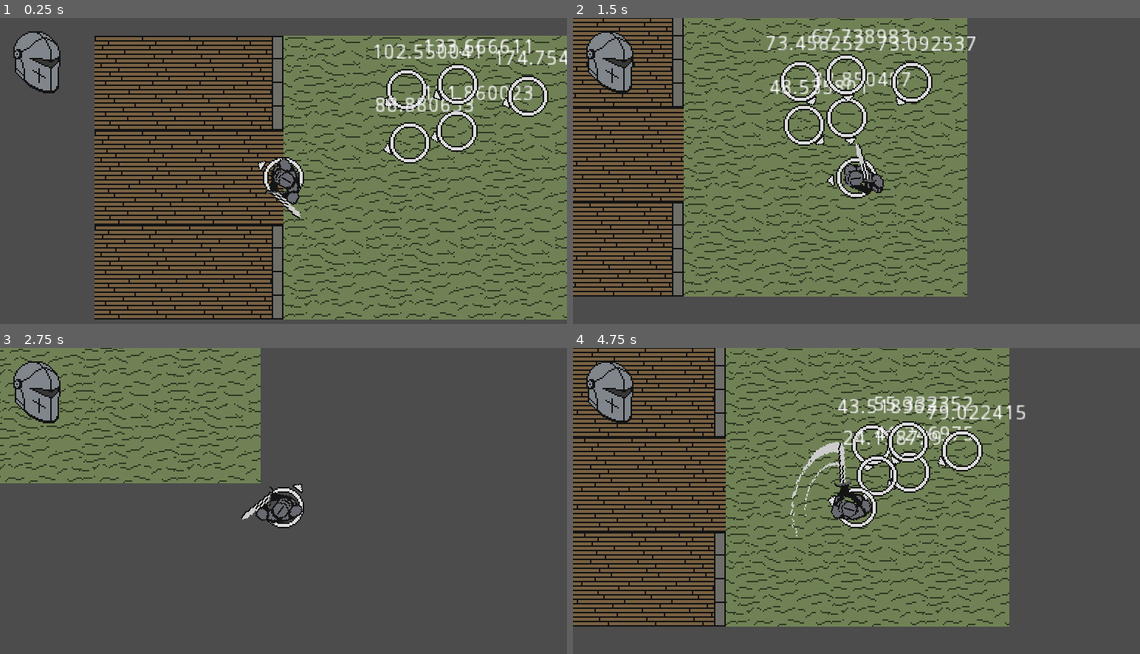
Above: before the commit, frames 1-4 (two rows, left to right).
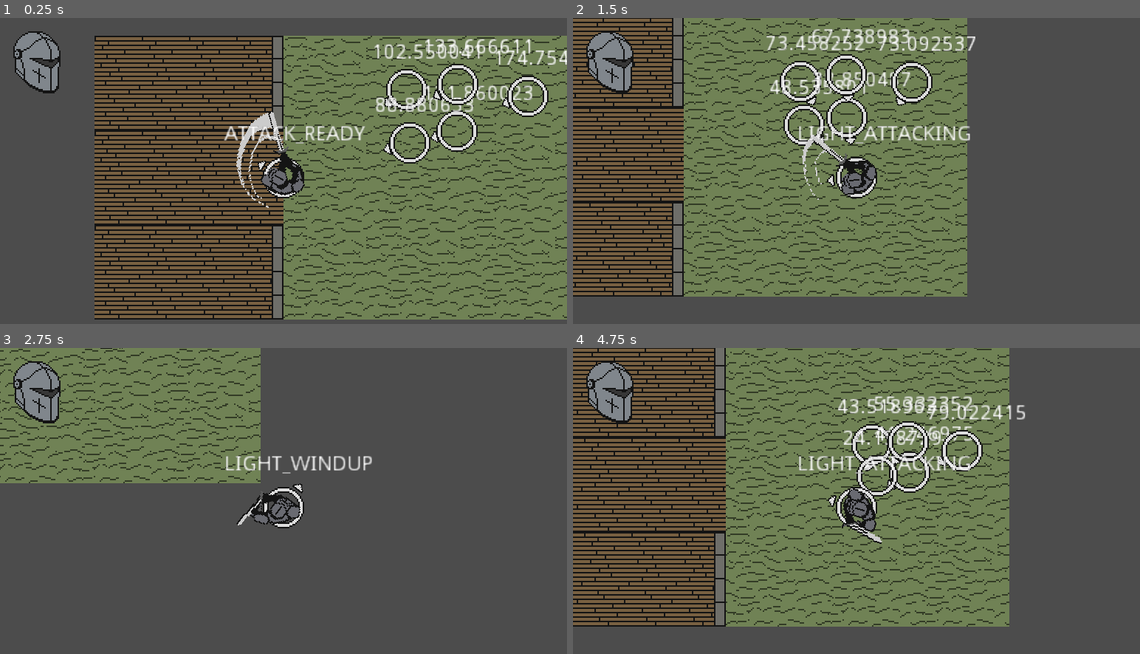
Above: after the commit, the same moments.

Repository: BGuerrero825/Slasher
Game: Godot game, scene res://Base.tscn
Same seed, same stepped clock (60 frames per second), same inputs: the game is played once before the commit and once after it.
Inputs (mouse positions are in pixels of both pictures, inside the frame that each line leads up to):
- Up to frame 1 (0.25 s): no input
- Up to frame 2 (1.5 s): move the mouse to (981, 161) at 0.52 s; press the mouse at (981, 161) at 0.53 s; hold D (move_right) 0.53-1.28 s; move the mouse to (743, 192) at 1.27 s; release the mouse at (743, 192) at 1.28 s; hold S (move_down) from 1.28 s (still down); click (743, 192) at 1.35 s
- Up to frame 3 (2.75 s): move the mouse to (340, 436) at 2.02 s; release S (move_down) at 2.03 s; press the mouse at (340, 436) at 2.03 s; hold D (move_right) from 2.03 s (still down)
- Up to frame 4 (4.75 s): move the mouse to (828, 571) at 2.77 s; release D (move_right) at 2.78 s; release the mouse at (828, 571) at 2.78 s; hold Up (move_up) 2.78-3.53 s; click (828, 571) at 2.85 s; move the mouse to (1026, 556) at 3.52 s; press the mouse at (1026, 556) at 3.53 s; hold A (move_left) from 3.53 s (still down); move the mouse to (686, 461) at 4.27 s; release the mouse at (686, 461) at 4.28 s; click (686, 461) at 4.35 s

The runs differ from the first frame. In frame 1, 1.6% of the frame differs, in the area x 39-65%, y 30-66%; in frame 2, 1.3%; in frame 3, 1.0%; in frame 4, 1.5%.

Commit message:
finished init attack code

Diff:
--- a/Base.tscn
+++ b/Base.tscn
@@ -33,6 +33,8 @@
 
 [node name="player" parent="." instance=ExtResource( 3 )]
 position = Vector2( 128, 96 )
+LIGHT_ATTACK_DMG = 10
+HEAVY_ATTACK_DMG = 25
 
 [node name="Camera2D" type="Camera2D" parent="player"]
 current = true
--- a/code/global.gd
+++ b/code/global.gd
@@ -9,4 +9,3 @@
 
 func register_player(in_player):
 	player = in_player
-	print('REGISTERED')
--- a/code/player.gd
+++ b/code/player.gd
@@ -5,25 +5,27 @@
 export var MAX_SPEED = 150
 export var ACCELERATION = 1000
 export var FRICTION = 750
-export var heavy_attack_available_DELAY = 1.0
+
 export var LIGHT_ATTACK_COOLDOWN_TIME = .5
 export var HEAVY_ATTACK_COOLDOWN_TIME = 1.0
-export var HEAVY_ATTACK_CHARGE_TIME = .5
 
-var walking = false
-var attack_available = true
-var heavy_attack_available = false
-var heavy_attack_now = false
-var attack_cooldown = 0.0
-var attack_delay = 0.0
+export var LIGHT_ATTACK_WINDOW = .8
+export var HEAVY_ATTACK_WINDOW = .5
+
+export var LIGHT_ATTACK_DMG = 1
+export var HEAVY_ATTACK_DMG = 2
+
+enum {ATTACK_READY, LIGHT_WINDUP, HEAVY_WINDUP, LIGHT_ATTACKING, HEAVY_ATTACKING, ATTACK_COOLDOWN}
+
+var attack_state = ATTACK_READY
+
+var current_damage = 0
+
 var velocity = Vector2.ZERO
 var mouse_angle = 0.0
 
 onready var center = $center
 onready var animation = $center/AnimationPlayer
-
-export var light_attack_dmg = 1
-export var heavy_attack_dmg = 2
 
 func _ready():
 	$"/root/Global".register_player(self)
@@ -31,26 +33,44 @@
 func _process(delta):
 
 	# COMBAT CODE
-	if attack_available:
-		if Input.is_action_just_pressed("attack"):
+	match attack_state:
+		ATTACK_READY:
+			$Label.text = 'ATTACK_READY'
+			if Input.is_action_pressed("attack"):
+				attack_state = LIGHT_WINDUP
+				# start light to heavy attack transition timer
+				$light_windup_timer.start(LIGHT_ATTACK_WINDOW)
+
+		LIGHT_WINDUP:
+			$Label.text = 'LIGHT_WINDUP'
 			animation.play("Prep")
-			heavy_attack_available = false
-			$heavy_attack_charge_timer.start(HEAVY_ATTACK_CHARGE_TIME)
+			if Input.is_action_just_released("attack"):
+				attack_state = LIGHT_ATTACKING
 
-		elif heavy_attack_available and Input.is_action_just_released("attack"):  # heavy attack charged up fully
-			$Label.text = 'HEAVY ATTACK'
+		LIGHT_ATTACKING:
+			$Label.text = 'LIGHT_ATTACKING'
+			animation.play("Light")
+			attack_state = ATTACK_COOLDOWN
+			current_damage = LIGHT_ATTACK_DMG
+			$attack_cooldown_timer.start(LIGHT_ATTACK_COOLDOWN_TIME)
+
+		HEAVY_WINDUP:
+			# heavy_windup_timer started in _on_light_windup_timer_timeout
+			$Label.text = 'HEAVY_WINDUP'
+			animation.play("Windup")
+			if Input.is_action_just_released("attack"):
+				attack_state = HEAVY_ATTACKING
+
+		HEAVY_ATTACKING:
+			$Label.text = 'HEAVY_ATTACKING'
 			animation.play("Heavy")
+			attack_state = ATTACK_COOLDOWN
+			current_damage = HEAVY_ATTACK_DMG
+			$attack_cooldown_timer.start(HEAVY_ATTACK_COOLDOWN_TIME)
 
-			begin_attack_cooldown(HEAVY_ATTACK_COOLDOWN_TIME)
-			heavy_attack_available = false
-
-		elif Input.is_action_just_released("attack"):  # light attack
-			$Label.text = 'LIGHT ATTACK'
-			animation.play("Light")
-
-			$heavy_attack_charge_timer.stop()
-			begin_attack_cooldown(LIGHT_ATTACK_COOLDOWN_TIME)
-
+		ATTACK_COOLDOWN:
+			$light_windup_timer.stop()
+			$heavy_windup_timer.stop()
 
 	# MOVEMENT CODE
 	#set input vector based on input strength from x axis (a/d) and y axis (w/s)
@@ -59,8 +79,8 @@
 	input_vector.y = Input.get_action_strength("move_down") - Input.get_action_strength("move_up")
 	input_vector = input_vector.normalized()
 	if input_vector != Vector2.ZERO:
-		if walking:
-			input_vector = input_vector/2
+#		if walking:
+#			input_vector = input_vector/2
 		velocity = velocity.move_toward(input_vector * MAX_SPEED, ACCELERATION * delta)
 	else:
 		velocity = velocity.move_toward(Vector2.ZERO, FRICTION * delta)
@@ -69,25 +89,23 @@
 	center.rotation_degrees = mouse_angle - 180
 
 
-func begin_attack_cooldown(time):
-	attack_available = false
-	$attack_cooldown_timer.start(time)
-	print("ATTACK_COOLDOWN: ", time)
+func _on_attack_cooldown_timer_timeout():
+	attack_state = ATTACK_READY
 
 
-func _on_heavy_attack_charge_timer_timeout():
-	heavy_attack_available = true
-	animation.play("Windup")
+func _on_light_windup_timer_timeout():
+	if attack_state == LIGHT_WINDUP:
+		$heavy_windup_timer.start(HEAVY_ATTACK_WINDOW)
+		attack_state = HEAVY_WINDUP
 
 
-func _on_heavy_attack_release_timer_timeout():
-	heavy_attack_now = true
-
-
-func _on_attack_cooldown_timer_timeout():
-	$Label.text = 'attack ready'
-	attack_available = true
+func _on_heavy_windup_timer_timeout():
+	print("HEAVY_TIMEOUT")
+	if attack_state == HEAVY_WINDUP:
+		attack_state = HEAVY_ATTACKING
 
 
 func _on_hitbox_area_entered(area):
-	area.take_damage(20)
+	print("TEST")
+
+	area.take_damage(current_damage)
--- a/objects/player.tscn
+++ b/objects/player.tscn
@@ -26,6 +26,18 @@
 "transitions": PoolRealArray( 1, 1, 1, 1, 1 ),
 "update": 1,
 "values": [ 7, 8, 9, 10, 0 ]
+}
+tracks/1/type = "value"
+tracks/1/path = NodePath("hitbox/CollisionShape2D:disabled")
+tracks/1/interp = 1
+tracks/1/loop_wrap = true
+tracks/1/imported = false
+tracks/1/enabled = true
+tracks/1/keys = {
+"times": PoolRealArray( 0, 0.2, 0.6 ),
+"transitions": PoolRealArray( 1, 1, 1 ),
+"update": 1,
+"values": [ true, false, true ]
 }
 
 [sub_resource type="Animation" id=4]
@@ -59,6 +71,18 @@
 "transitions": PoolRealArray( 1, 1, 1, 1 ),
 "update": 1,
 "values": [ 3, 4, 5, 0 ]
+}
+tracks/1/type = "value"
+tracks/1/path = NodePath("hitbox/CollisionShape2D:disabled")
+tracks/1/interp = 1
+tracks/1/loop_wrap = true
+tracks/1/imported = false
+tracks/1/enabled = true
+tracks/1/keys = {
+"times": PoolRealArray( 0, 0.05, 0.2 ),
+"transitions": PoolRealArray( 1, 1, 1 ),
+"update": 1,
+"values": [ true, false, true ]
 }
 
 [sub_resource type="Animation" id=6]
@@ -111,9 +135,9 @@
 offset = Vector2( 3, -5 )
 vframes = 2
 hframes = 6
+frame = 3
 
 [node name="hitbox" type="Area2D" parent="center"]
-visible = false
 collision_mask = 0
 
 [node name="CollisionShape2D" type="CollisionShape2D" parent="center/hitbox"]
@@ -139,11 +163,9 @@
 anims/Windup = SubResource( 7 )
 
 [node name="CollisionShape2D" type="CollisionShape2D" parent="."]
-visible = false
 shape = SubResource( 8 )
 
 [node name="hurtbox" type="Area2D" parent="."]
-visible = false
 collision_layer = 0
 collision_mask = 0
 
@@ -151,7 +173,6 @@
 shape = SubResource( 8 )
 
 [node name="Label" type="Label" parent="."]
-visible = false
 margin_left = -40.0
 margin_top = -36.0
 margin_bottom = -22.0
@@ -163,12 +184,12 @@
 [node name="attack_cooldown_timer" type="Timer" parent="."]
 one_shot = true
 
-[node name="heavy_attack_charge_timer" type="Timer" parent="."]
+[node name="light_windup_timer" type="Timer" parent="."]
 one_shot = true
 
-[node name="heavy_attack_release_timer" type="Timer" parent="."]
+[node name="heavy_windup_timer" type="Timer" parent="."]
 one_shot = true
 [connection signal="area_entered" from="center/hitbox" to="." method="_on_hitbox_area_entered"]
 [connection signal="timeout" from="attack_cooldown_timer" to="." method="_on_attack_cooldown_timer_timeout"]
-[connection signal="timeout" from="heavy_attack_charge_timer" to="." method="_on_heavy_attack_charge_timer_timeout"]
-[connection signal="timeout" from="heavy_attack_release_timer" to="." method="_on_heavy_attack_release_timer_timeout"]
+[connection signal="timeout" from="light_windup_timer" to="." method="_on_light_windup_timer_timeout"]
+[connection signal="timeout" from="heavy_windup_timer" to="." method="_on_heavy_windup_timer_timeout"]
